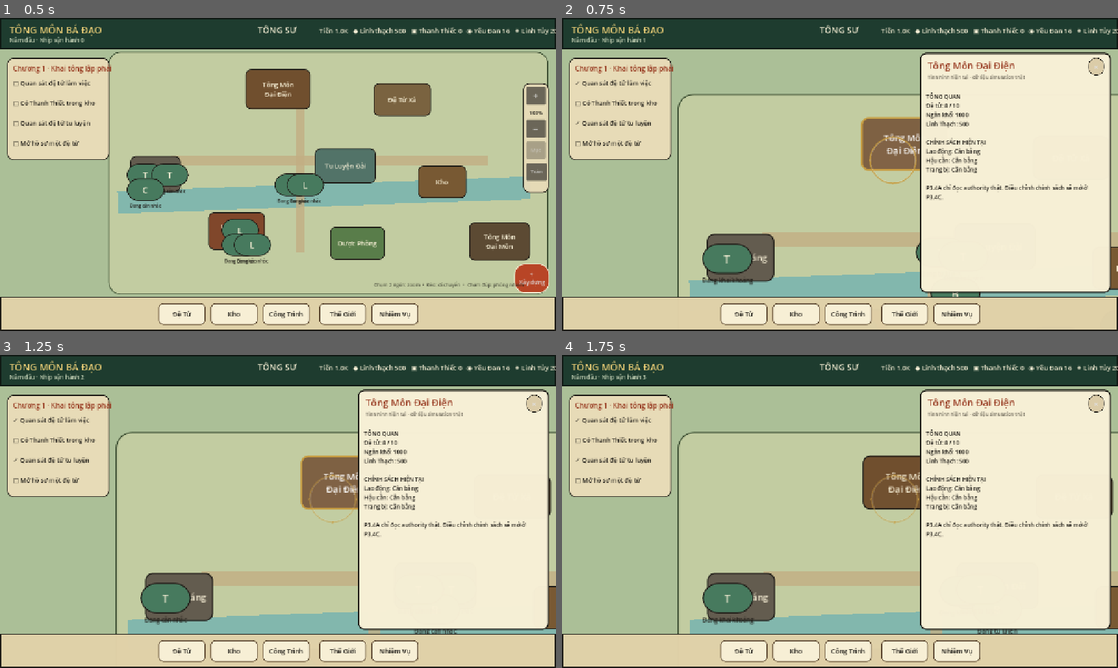
Above: before the commit, frames 1-4 (two rows, left to right).
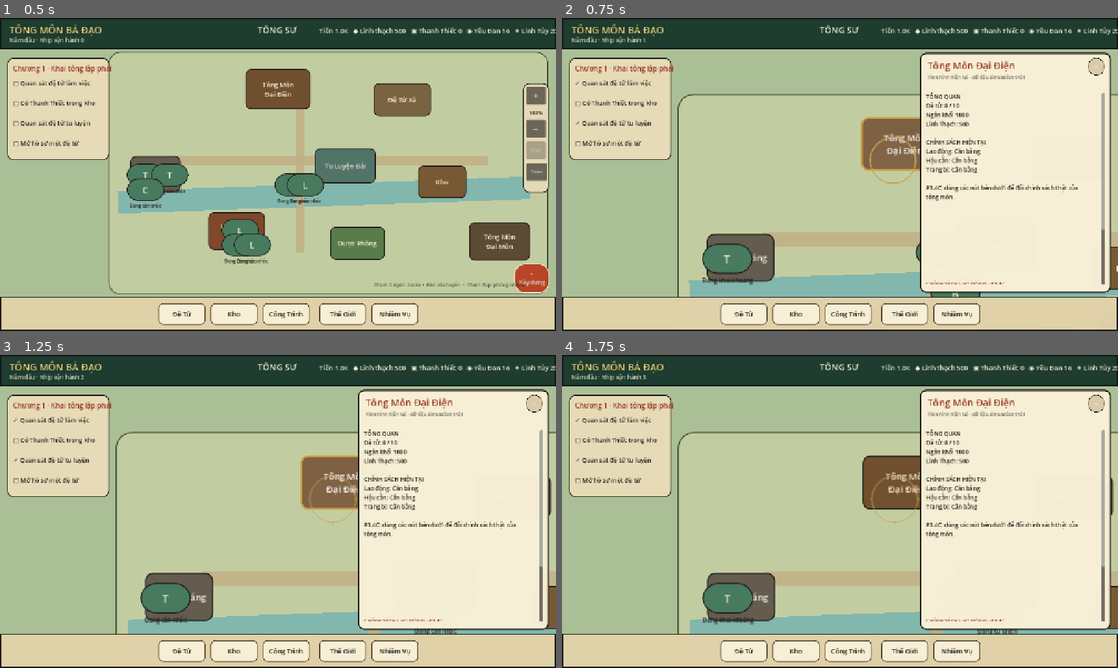
Above: after the commit, the same moments.

Repository: vuanhtuan161094-byte/TongMonBaDao
Game: Godot game, scene res://scenes/p3/p3_2_landscape_sect.tscn
Same seed, same stepped clock (60 frames per second), same inputs: the game is played once before the commit and once after it.
Inputs (mouse positions are in pixels of both pictures, inside the frame that each line leads up to):
- Up to frame 1 (0.5 s): no input
- Up to frame 2 (0.75 s): click "Tông Môn Đại Điện" at 0.5 s
- Up to frame 3 (1.25 s): no input
- Up to frame 4 (1.75 s): click (951, 633) at 1.25 s, where only the run after the commit has a clickable "Cân bằng ✓"

Frame 1 is identical in both runs. In frame 2, 0.8% of the frame differs, in the area x 65-98%, y 23-86%; in frame 3, 0.8%; in frame 4, 0.8%.

Commit message:
Implement P3.4C real building system actions

Diff:
--- a/godot/src/presentation/p3_2_landscape_sect.gd
+++ b/godot/src/presentation/p3_2_landscape_sect.gd
@@ -22,6 +22,7 @@
 var tab_status_text := ""
 var technique_system := TechniqueSystem.new()
 var equipment_system := EquipmentSystem.new()
+var needs_system := NeedsSystem.new()
 var female_motion_library: AnimationLibrary
 var modular_live_actor_ids: Dictionary = {}
 
@@ -654,18 +655,187 @@
         child.queue_free()
 
     match selected_building:
+        SectMapPresentation.DEST_MAIN_HALL:
+            _build_main_hall_policy_controls()
         SectMapPresentation.DEST_MINE:
             _build_work_management(WorkforceSystem.PROF_MINING, &"mining_crew", "Đội Khai Khoáng", "Khai khoáng")
         SectMapPresentation.DEST_FORGE:
             _build_work_management(WorkforceSystem.PROF_FORGING, &"forge_hall", "Luyện Khí Đường", "Luyện khí")
+            _build_forge_craft_controls()
         SectMapPresentation.DEST_CULTIVATION:
             _build_direct_order_management(WorkforceSystem.COMMAND_CULTIVATE, "", "Gọi tu luyện", false)
         SectMapPresentation.DEST_RESIDENCE:
             _build_direct_order_management(WorkforceSystem.COMMAND_REST, "", "Gọi nghỉ", false)
+            _build_lodging_expansion_control()
+        SectMapPresentation.DEST_MEDICINE:
+            _build_needs_priority_controls("ƯU TIÊN HẬU CẦN · P3.4C")
         SectMapPresentation.DEST_GATE:
             _build_direct_order_management(WorkforceSystem.COMMAND_RETURN_SECT, "", "Triệu hồi", true)
         _:
             pass
+
+func _build_main_hall_policy_controls() -> void:
+    _add_management_section_label("CHÍNH SÁCH LAO ĐỘNG · P3.4C")
+    _add_policy_button_row([
+        {"label":"Cân bằng", "value":WorkforceSystem.POLICY_BALANCED},
+        {"label":"Sản xuất", "value":WorkforceSystem.POLICY_PRODUCTION},
+        {"label":"Tu luyện", "value":WorkforceSystem.POLICY_CULTIVATION}
+    ], state.sect.work_policy, "_set_work_policy_from_building")
+
+    _add_management_section_label("ƯU TIÊN HẬU CẦN · P3.4C")
+    _add_policy_button_row([
+        {"label":"Cân bằng", "value":NeedsSystem.PRIORITY_BALANCED},
+        {"label":"Thuốc", "value":NeedsSystem.PRIORITY_MEDICINE},
+        {"label":"Vật tư", "value":NeedsSystem.PRIORITY_SUPPLIES}
+    ], state.sect.needs_priority, "_set_needs_priority_from_building")
+
+    _add_management_section_label("CHÍNH SÁCH TRANG BỊ · P3.4C")
+    _add_policy_button_row([
+        {"label":"Cân bằng", "value":EquipmentSystem.POLICY_BALANCED},
+        {"label":"Chiến đấu", "value":EquipmentSystem.POLICY_COMBAT},
+        {"label":"Tiết kiệm", "value":EquipmentSystem.POLICY_FRUGAL}
+    ], state.sect.equipment_policy, "_set_equipment_policy_from_building")
+
+func _build_needs_priority_controls(title: String) -> void:
+    _add_management_section_label(title)
+    _add_policy_button_row([
+        {"label":"Cân bằng", "value":NeedsSystem.PRIORITY_BALANCED},
+        {"label":"Ưu tiên thuốc", "value":NeedsSystem.PRIORITY_MEDICINE},
+        {"label":"Ưu tiên vật tư", "value":NeedsSystem.PRIORITY_SUPPLIES}
+    ], state.sect.needs_priority, "_set_needs_priority_from_building")
+
+func _add_policy_button_row(options: Array, current_value: StringName, handler_name: String) -> void:
+    var row := HBoxContainer.new()
+    row.custom_minimum_size = Vector2(384, 36)
+    row.add_theme_constant_override("separation", 5)
+    building_management_container.add_child(row)
+
+    for option_value in options:
+        var option: Dictionary = option_value
+        var value := StringName(option.get("value", ""))
+        var button := Button.new()
+        button.text = "%s%s" % [str(option.get("label", value)), " ✓" if value == current_value else ""]
+        button.custom_minimum_size = Vector2(118, 34)
+        button.add_theme_font_size_override("font_size", 10)
+        button.pressed.connect(Callable(self, handler_name).bind(value))
+        row.add_child(button)
+
+func _build_lodging_expansion_control() -> void:
+    _add_management_section_label("MỞ RỘNG CHỖ Ở · P3.4C")
+    var row := HBoxContainer.new()
+    row.custom_minimum_size = Vector2(384, 38)
+    row.add_theme_constant_override("separation", 8)
+    building_management_container.add_child(row)
+
+    var info := Label.new()
+    info.text = "Hiện %d chỗ · Vật tư %d" % [state.sect.lodging_capacity, state.sect.supply_stock]
+    info.custom_minimum_size = Vector2(236, 34)
+    info.vertical_alignment = VERTICAL_ALIGNMENT_CENTER
+    info.add_theme_font_size_override("font_size", 11)
+    row.add_child(info)
+
+    var button := Button.new()
+    button.name = "ExpandLodging"
+    button.text = "+1 chỗ · -%d" % NeedsSystem.LODGING_EXPANSION_COST_PER_SLOT
+    button.custom_minimum_size = Vector2(136, 34)
+    button.add_theme_font_size_override("font_size", 10)
+    button.pressed.connect(_expand_lodging_from_building)
+    row.add_child(button)
+
+func _build_forge_craft_controls() -> void:
+    _add_management_section_label("LUYỆN CHẾ TRANG BỊ · P3.4C")
+    var recipe_ids: Array = EquipmentSystem.RECIPES.keys()
+    recipe_ids.sort()
+    for raw_id in recipe_ids:
+        var recipe_id := StringName(raw_id)
+        var data := equipment_system.recipe(recipe_id)
+        if data.is_empty():
+            continue
+
+        var row := VBoxContainer.new()
+        row.custom_minimum_size = Vector2(384, 0)
+        row.add_theme_constant_override("separation", 3)
+        building_management_container.add_child(row)
+
+        var top := HBoxContainer.new()
+        top.custom_minimum_size = Vector2(384, 36)
+        top.add_theme_constant_override("separation", 6)
+        row.add_child(top)
+
+        var name := Label.new()
+        name.text = str(data.get("name", recipe_id))
+        name.custom_minimum_size = Vector2(244, 34)
+        name.vertical_alignment = VERTICAL_ALIGNMENT_CENTER
+        name.add_theme_font_size_override("font_size", 11)
+        top.add_child(name)
+
+        var craft := Button.new()
+        craft.name = "Craft_%s" % str(recipe_id)
+        craft.text = "Luyện vào kho"
+        craft.custom_minimum_size = Vector2(128, 34)
+        craft.add_theme_font_size_override("font_size", 10)
+        craft.pressed.connect(Callable(self, "_craft_from_building").bind(recipe_id))
+        top.add_child(craft)
+
+        var materials := Label.new()
+        materials.text = _recipe_material_status(recipe_id)
+        materials.autowrap_mode = TextServer.AUTOWRAP_WORD_SMART
+        materials.add_theme_font_size_override("font_size", 10)
+        materials.add_theme_color_override("font_color", Color(0.24, 0.22, 0.18, 0.76))
+        row.add_child(materials)
+
+func _recipe_material_status(recipe_id: StringName) -> String:
+    var data := equipment_system.recipe(recipe_id)
+    if data.is_empty():
+        return "Recipe không tồn tại."
+    var materials: Dictionary = data.get("materials", {})
+    var ids: Array = materials.keys()
+    ids.sort()
+    var parts: Array[String] = []
+    var missing: Array[String] = []
+    for raw_id in ids:
+        var material_id := StringName(raw_id)
+        var need := int(materials[raw_id])
+        var have := int(state.sect.forge_materials.get(str(material_id), 0))
+        parts.append("%s %d/%d" % [equipment_system.material_name(material_id), have, need])
+        if have < need:
+            missing.append(equipment_system.material_name(material_id))
+    var suffix := " · Đủ nguyên liệu" if missing.is_empty() else " · Thiếu: %s" % ", ".join(missing)
+    return "Nguyên liệu: %s%s" % [" · ".join(parts), suffix]
+
+func _set_work_policy_from_building(policy: StringName) -> void:
+    var ok := workforce.set_work_policy(state, policy)
+    building_management_feedback = "Đã đổi chính sách lao động: %s." % _work_policy_label(policy) if ok else "Không thể đổi chính sách lao động."
+    _refresh_building_operation_content()
+
+func _set_needs_priority_from_building(priority: StringName) -> void:
+    var ok := needs_system.set_priority(state, priority)
+    building_management_feedback = "Đã đổi ưu tiên hậu cần: %s." % _needs_priority_label(priority) if ok else "Không thể đổi ưu tiên hậu cần."
+    _refresh_building_operation_content()
+
+func _set_equipment_policy_from_building(policy: StringName) -> void:
+    var ok := equipment_system.set_policy(state, policy)
+    building_management_feedback = "Đã đổi chính sách trang bị: %s." % _equipment_policy_label(policy) if ok else "Không thể đổi chính sách trang bị."
+    _refresh_building_operation_content()
+
+func _expand_lodging_from_building() -> void:
+    var ok := needs_system.expand_lodging(state, 1)
+    if ok:
+        building_management_feedback = "Đã mở rộng +1 chỗ nghỉ, tốn %d vật tư." % NeedsSystem.LODGING_EXPANSION_COST_PER_SLOT
+    else:
+        building_management_feedback = "Không đủ %d vật tư để mở rộng +1 chỗ." % NeedsSystem.LODGING_EXPANSION_COST_PER_SLOT
+    _refresh_building_operation_content()
+
+func _craft_from_building(recipe_id: StringName) -> void:
+    var item := equipment_system.craft(state, recipe_id, false)
+    if item.is_empty():
+        building_management_feedback = "Không đủ nguyên liệu: %s" % _recipe_material_status(recipe_id)
+    else:
+        building_management_feedback = "Đã luyện chế %s · %s vào Kho Tông Môn." % [
+            str(item.get("name", recipe_id)),
+            equipment_system.quality_name(StringName(item.get("quality", "pham")))
+        ]
+    _refresh_building_operation_content()
 
 func _build_work_management(profession_id: StringName, group_id: StringName, group_label: String, order_label: String) -> void:
     _add_management_section_label("QUẢN LÝ NGƯỜI · P3.4B")
@@ -798,7 +968,7 @@
         + "Lao động: %s\n"
         + "Hậu cần: %s\n"
         + "Trang bị: %s\n\n"
-        + "P3.4A chỉ đọc authority thật. Điều chỉnh chính sách sẽ mở ở P3.4C."
+        + "P3.4C: dùng các nút bên dưới để đổi chính sách thật của tông môn."
     ) % [
         state.disciples.size(), state.sect.disciple_capacity,
         state.sect.treasury, state.sect.spirit_stones,
@@ -863,7 +1033,7 @@
         + "Điểm hỗ trợ rèn: %d\n"
         + "Recipe đủ nguyên liệu: %d / %d\n\n"
         + "NHÂN SỰ\n%s\n\n"
-        + "P3.4B: quản lý người bằng các nút bên dưới. P3.4C mới mở craft thật."
+        + "P3.4B quản lý người; P3.4C luyện chế trang bị thật bằng các nút bên dưới."
     ) % [
         int(state.sect.forge_materials.get("thanh_thiet", 0)),
         int(state.sect.forge_materials.get("linh_moc", 0)),
@@ -919,7 +1089,7 @@
         + "Vật tư: %d\n"
         + "Đang nghỉ: %d\n\n"
         + "ĐỆ TỬ ĐANG NGHỈ\n%s\n\n"
-        + "P3.4B: có thể gọi nghỉ bên dưới; P3.4C mới mở rộng chỗ ở bằng NeedsSystem."
+        + "P3.4B gọi nghỉ; P3.4C mở rộng chỗ ở thật bằng NeedsSystem."
     ) % [
         population, state.sect.lodging_capacity,
         "QUÁ TẢI" if overloaded else "Ổn định",
@@ -950,7 +1120,7 @@
         + "Ưu tiên hậu cần: %s\n"
         + "Đã dùng thuốc: %d · Đã sản xuất: %d\n\n"
         + "NGƯỜI CẦN CHÚ Ý\n%s\n\n"
-        + "P3.4A không tạo COMMAND_HEAL giả. P3.4C chỉ đổi priority hậu cần thật."
+        + "Không có COMMAND_HEAL giả. P3.4C chỉ đổi priority hậu cần thật bằng NeedsSystem."
     ) % [
         state.sect.medicine_stock, NeedsSystem.MEDICINE_CAP,
         state.sect.supply_stock, NeedsSystem.SUPPLY_CAP,
